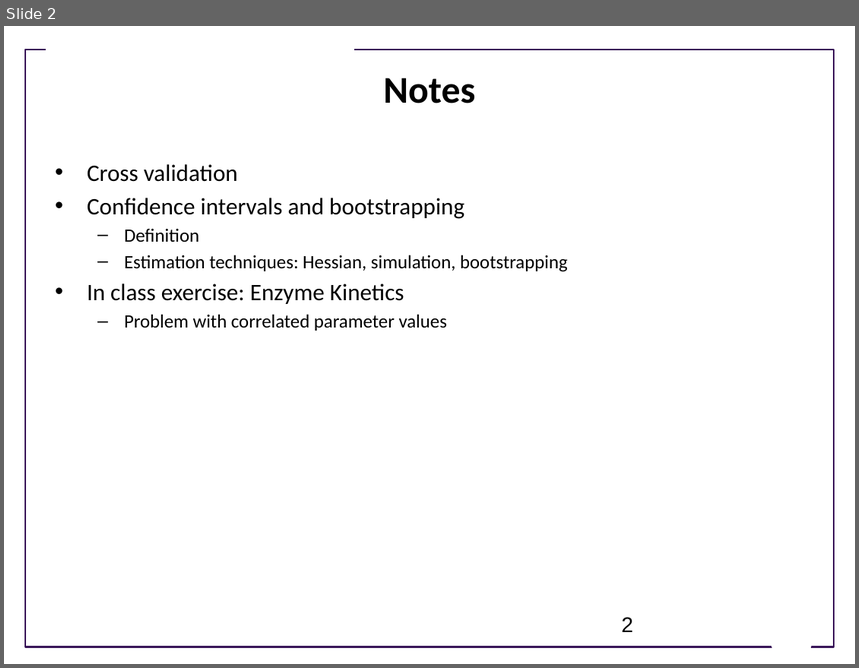
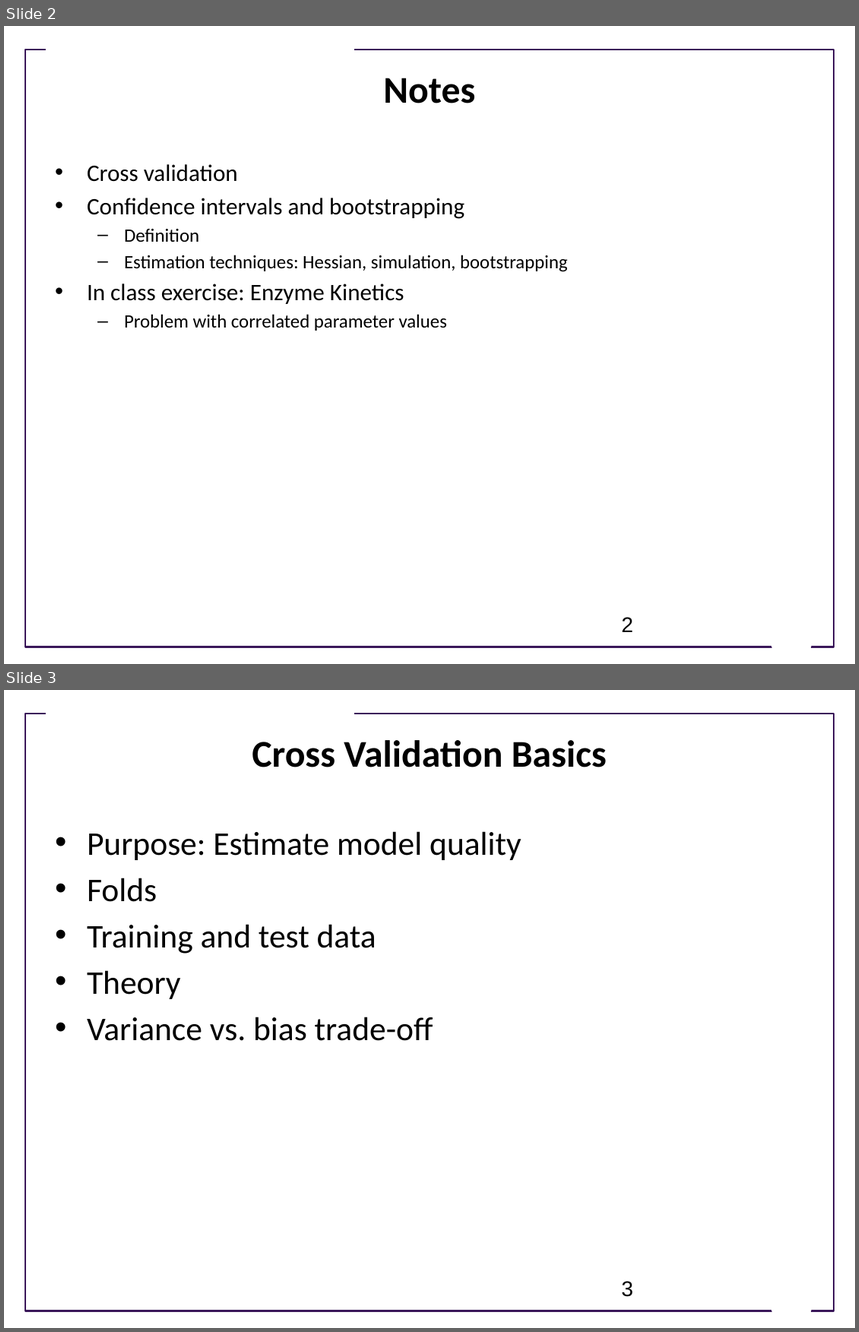
Before and after one commit to ModelEngineering/advancing-biomedical-models, a slide deck: Lectures/Week_4/CSE 599V Lecture 10 - Estimating Confidence in Models and Parameters- II .pptx. Shown one above the other, each under a label of ours: slide 2 before the commit, slides 2 and 3 after it. The pictures are 859x668 and 859x1332 pixels, drawn with LibreOffice and Linux fonts; fonts in the diff are those of the drawing; background and template pictures are left out. Boxes give left, top, right and bottom in pixels: in the first picture for what was removed or moved away, otherwise in the second. Text is boxed around its words. In the diff, an @@ line names an element or a change of style, - is before the commit and + after.

```diff
--- a/Lectures/Week_4/CSE 599V Lecture 10 - Estimating Confidence in Models and Parameters- II .pptx
+++ b/Lectures/Week_4/CSE 599V Lecture 10 - Estimating Confidence in Models and Parameters- II .pptx
@@ slide 3 added at [4,690,855,1328], background #FFFFFF; not listed: 3 template elements that a slide beside it also shows @@
@@ title added at [252,740,607,768], 32 pt, text #000000, bold @@
+Cross Validation Basics
@@ text added at [87,831,522,1041], 28 pt, text #000000 @@
+• Purpose: Estimate model quality
+• Folds
+• Training and test data
+• Theory
+• Variance vs. bias trade-off
@@ page number added at [622,1281,634,1297], 18 pt, text #000000 @@
+3
```
Also in this commit, not shown: 3 other slides added, 1 slide removed, 2 other files.
